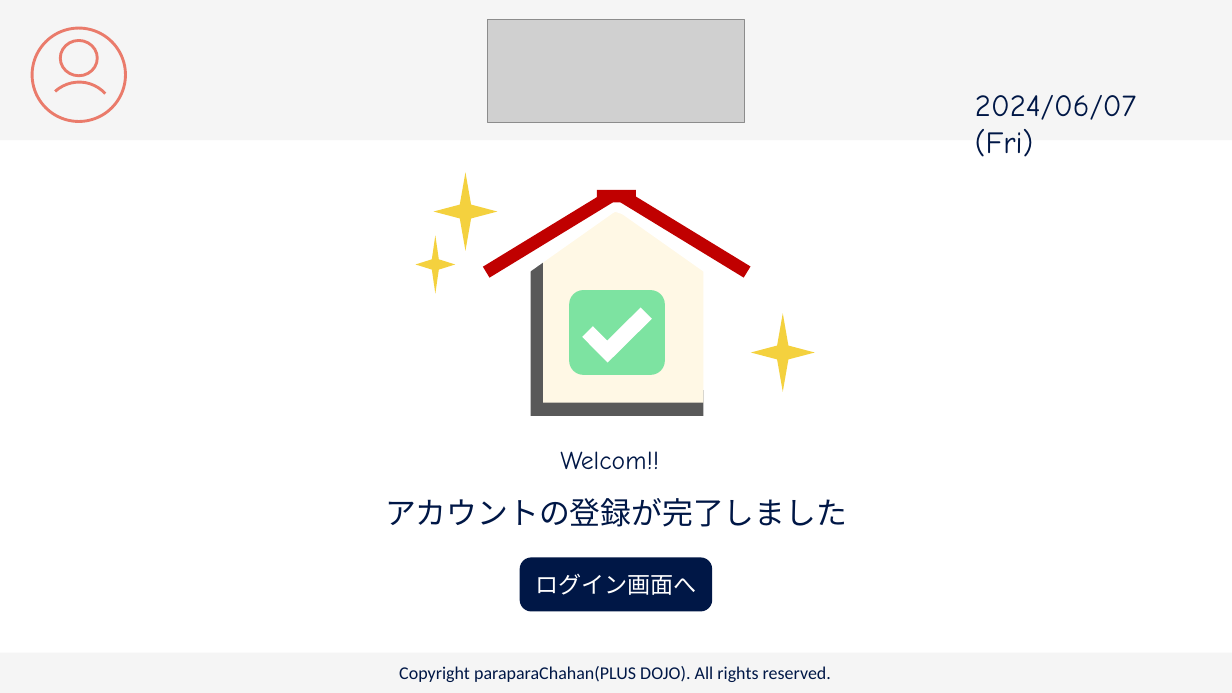
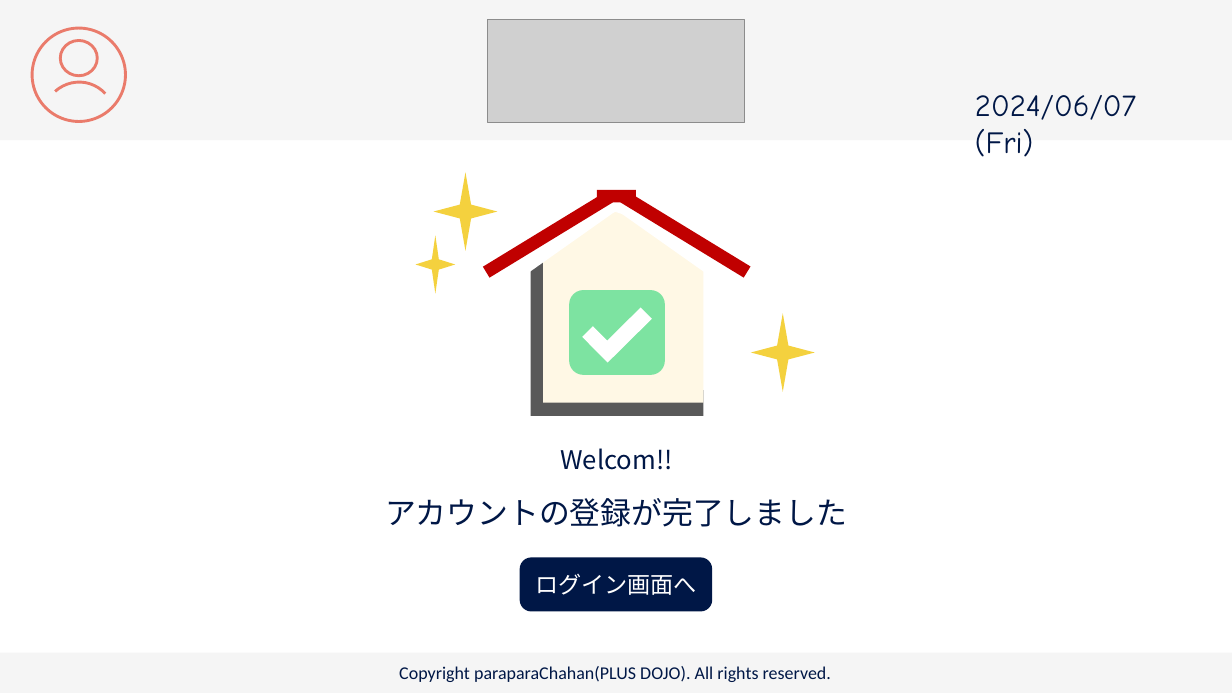
Before and after one commit to plusdojo2024/C2, a slide deck: slide 11 of doc/13_外部設計/famiLink 画面デザイン.pptx. Drawn at 1232x693 pixels with LibreOffice and Linux fonts; fonts in the diff are those of the drawing; grey boxes stand for pictures. Boxes give left, top, right and bottom in pixels: in the first picture for what was removed or moved away, otherwise in the second. Text is boxed around its words. In the diff, an @@ line names an element or a change of style, - is before the commit and + after.

```diff
--- a/doc/13_外部設計/famiLink 画面デザイン.pptx
+++ b/doc/13_外部設計/famiLink 画面デザイン.pptx
@@ text "Welcom!!" at <box>560,448,673,470</box>: font Comic Neue to Noto Sans CJK JP @@
```
Also in this commit, not shown: 5 other slides changed.
